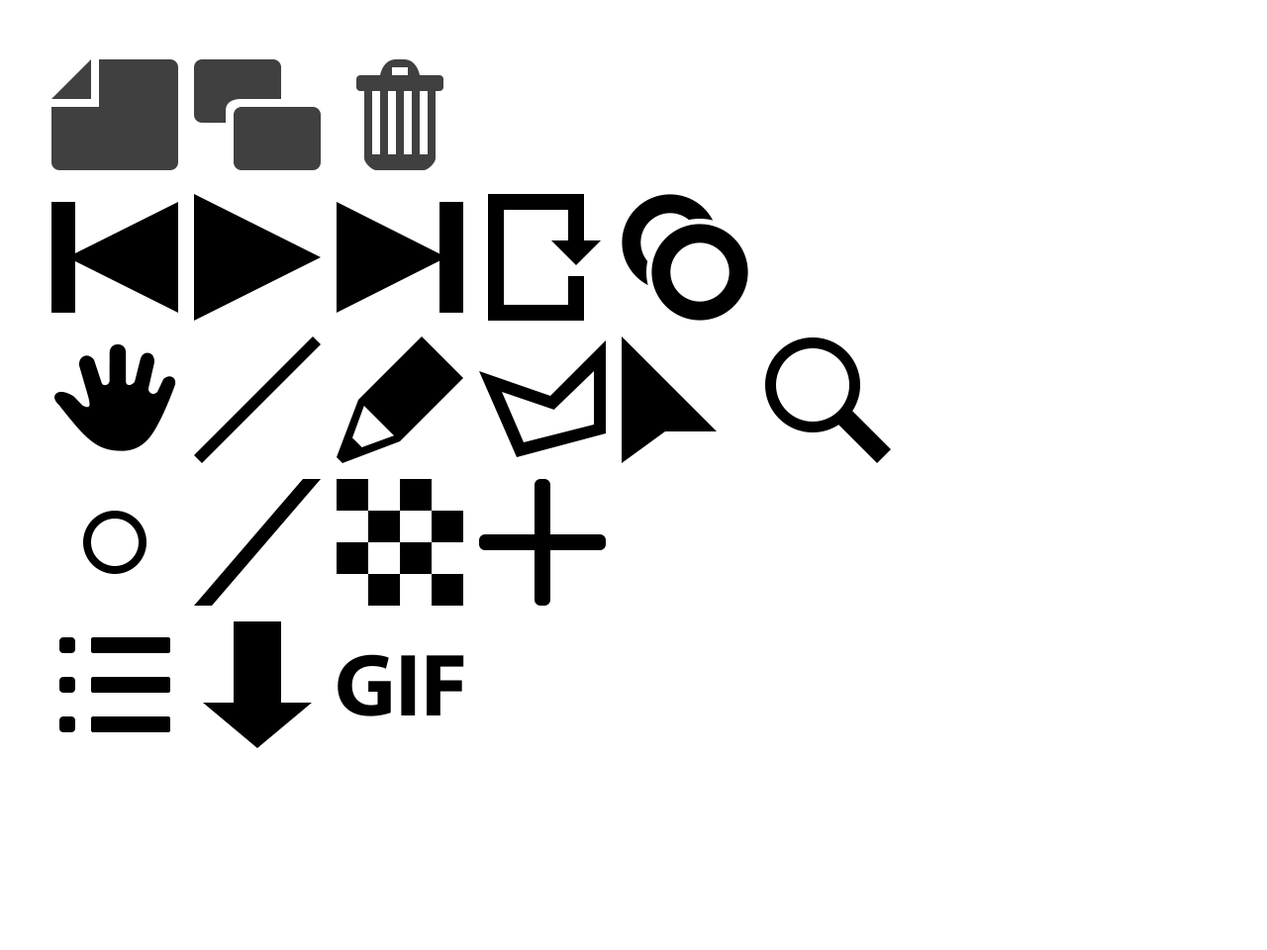
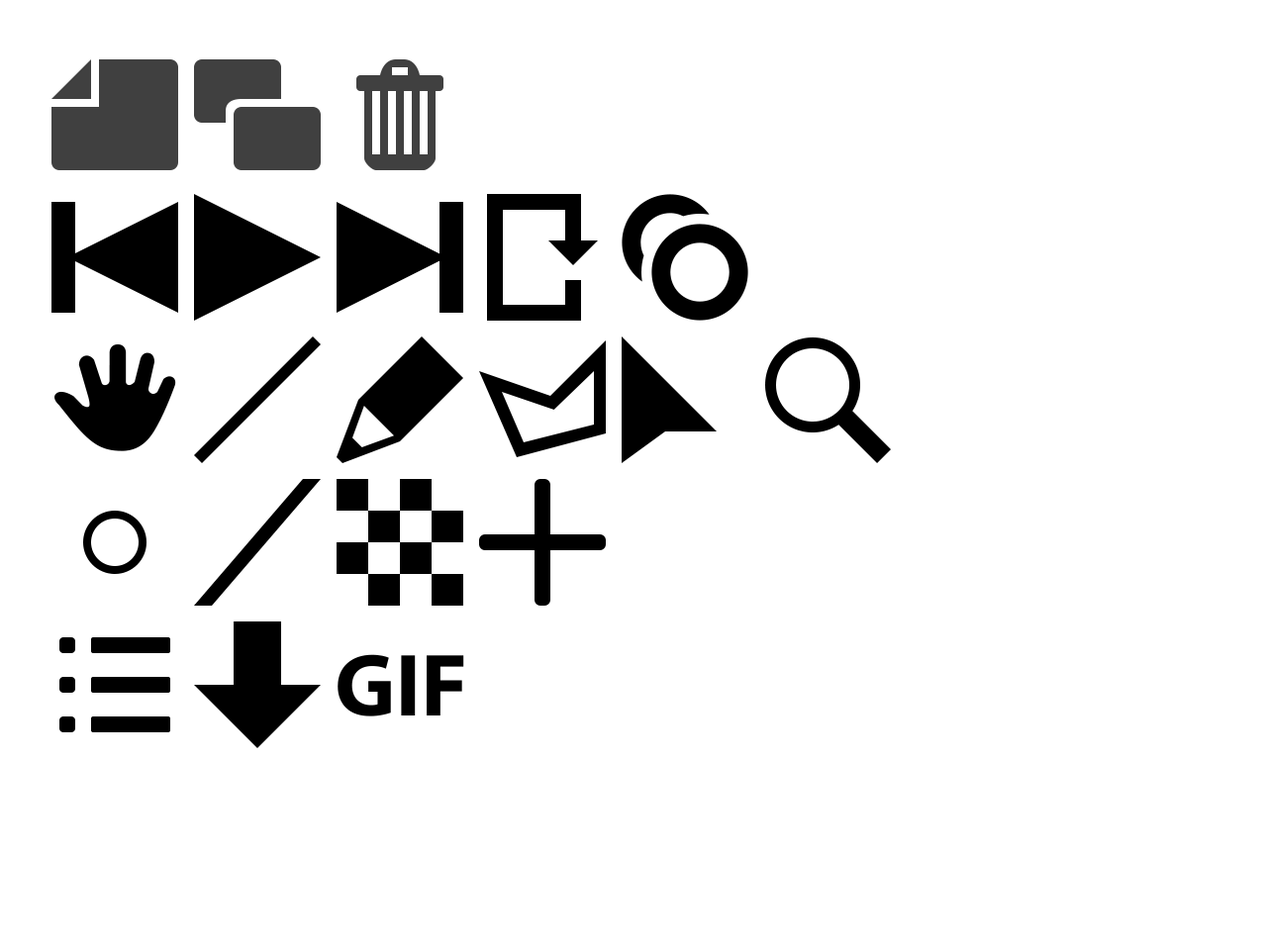
Revision of a layered 1267x950 image; what changed, layer by layer:
painted on "loop" over [486, 193, 601, 321]
added layer "onion" (1st of 3, in "controls") in group "controls" over [621, 193, 714, 286]
hid "onion" (3rd of 3, in "controls") over [621, 193, 714, 286]
painted on "export" over [193, 684, 321, 749]
